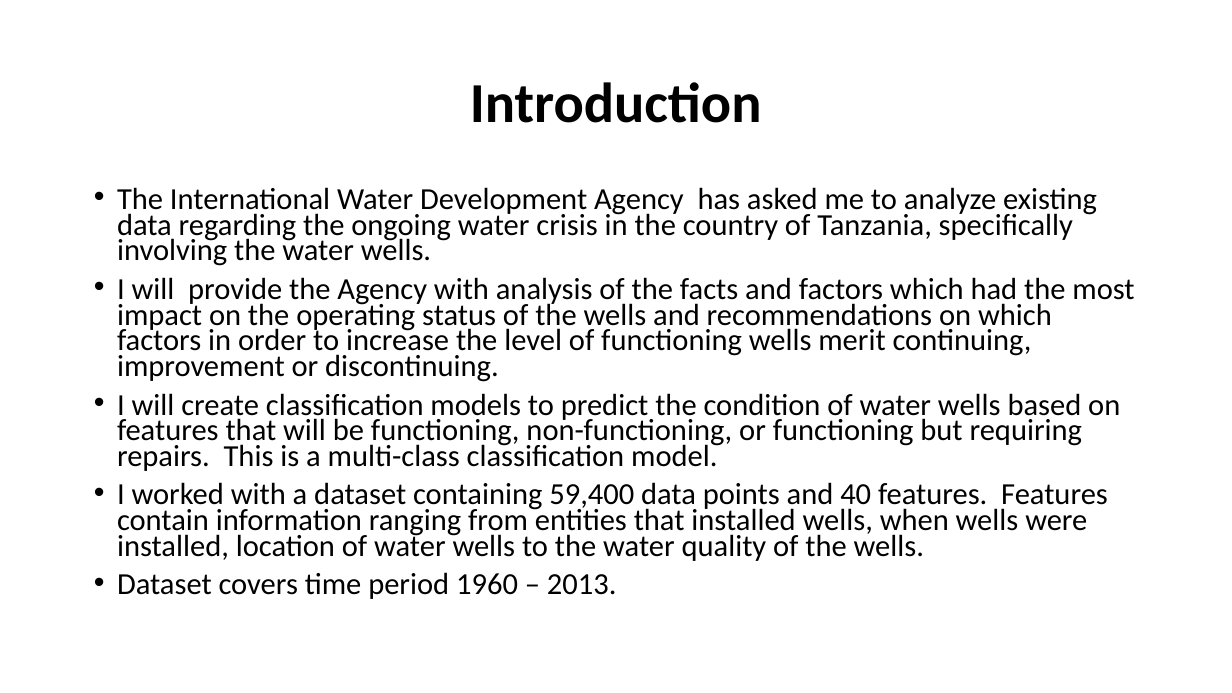
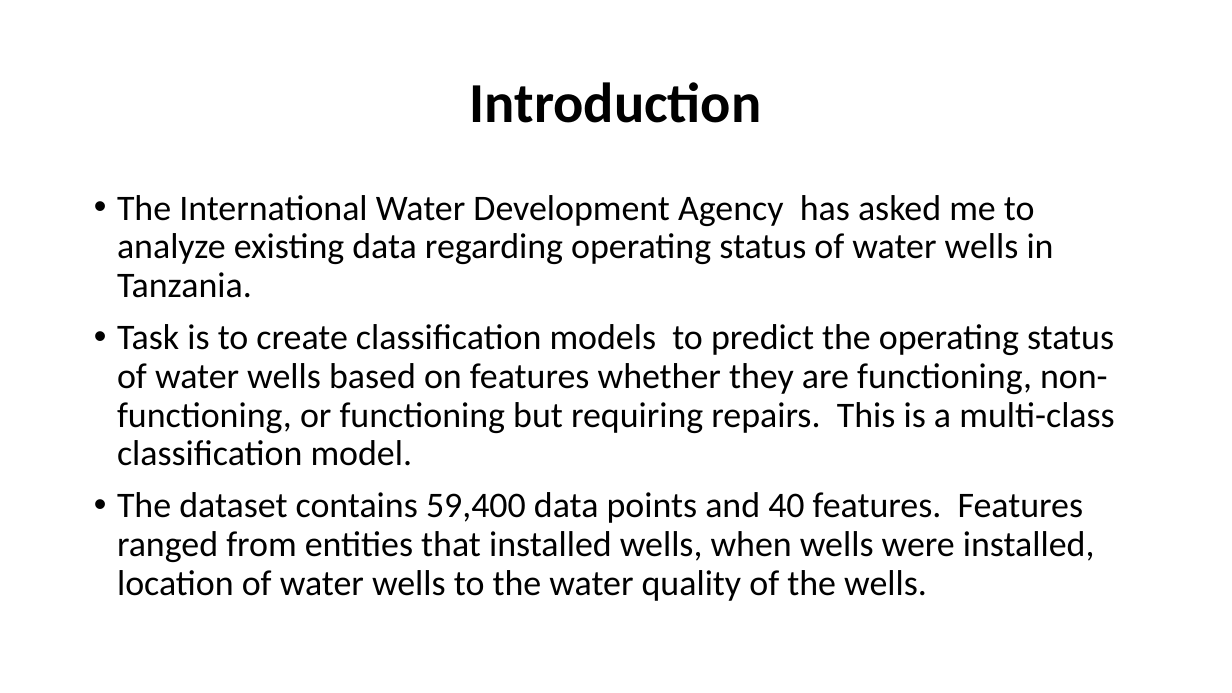
Before and after one commit to davidrtorres/Model-3-Tanzania-Water-Crisis, a slide deck: slide 2 of Presentation1.pptx. Drawn at 1232x693 pixels with LibreOffice and Linux fonts; fonts in the diff are those of the drawing. Boxes give left, top, right and bottom in pixels: in the first picture for what was removed or moved away, otherwise in the second. Text is boxed around its words. In the diff, an @@ line names an element or a change of style, - is before the commit and + after.

```diff
--- a/Presentation1.pptx
+++ b/Presentation1.pptx
@@ text at box(117, 195, 1114, 601): text changed; size 23.8 to 28 pt @@
-• The International Water Development Agency has asked me to analyze existing data regarding the ongoing water crisis in the country of Tanzania, specifically involving the water wells.
-• I will provide the Agency with analysis of the facts and factors which had the most impact on the operating status of the wells and recommendations on which factors in order to increase the level of functioning wells merit continuing, improvement or discontinuing.
-• I will create classification models to predict the condition of water wells based on features that will be functioning, non-functioning, or functioning but requiring repairs. This is a multi-class classification model.
-• I worked with a dataset containing 59,400 data points and 40 features. Features contain information ranging from entities that installed wells, when wells were installed, location of water wells to the water quality of the wells.
-• Dataset covers time period 1960 – 2013.
+• The International Water Development Agency has asked me to analyze existing data regarding operating status of water wells in Tanzania.
+• Task is to create classification models to predict the operating status of water wells based on features whether they are functioning, non-functioning, or functioning but requiring repairs. This is a multi-class classification model.
+• The dataset contains 59,400 data points and 40 features. Features ranged from entities that installed wells, when wells were installed, location of water wells to the water quality of the wells.
```
Also in this commit, not shown: 6 other slides changed, 3 slides added, 3 other files.
